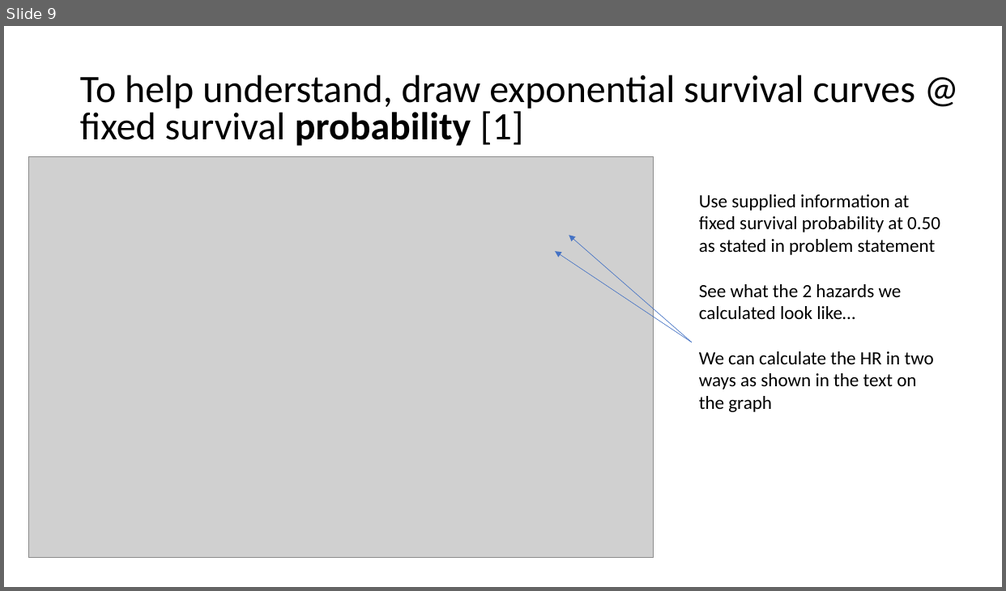
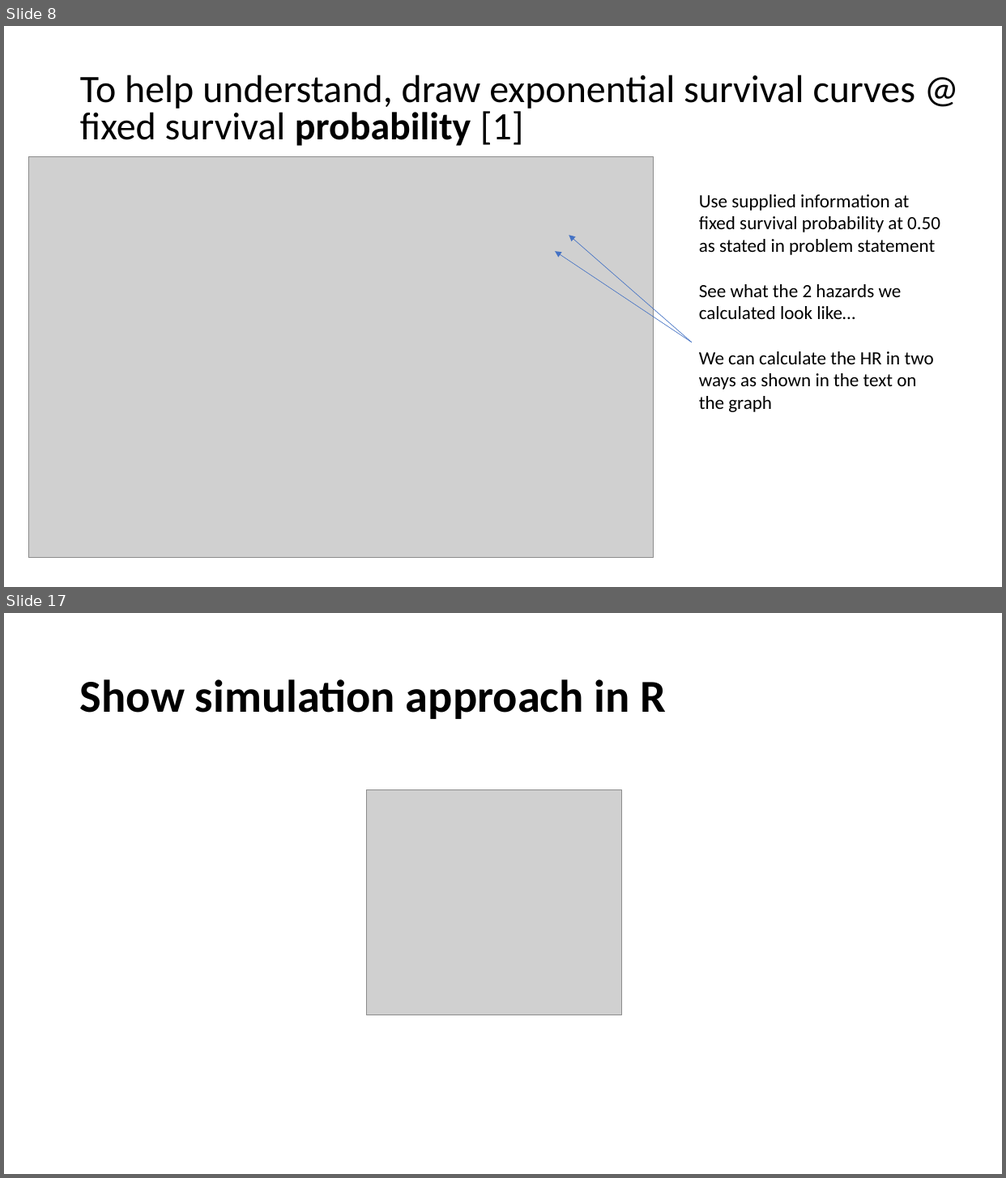
Before and after one commit to eamonn2014/SURVIVAL-POWER, a slide deck: Survival Sample Size Presentation July 2021.odp. Shown one above the other, each under a label of ours: slide 9 before the commit, slides 8 and 17 after it; the slides between them are not shown. The pictures are 1006x591 and 1006x1178 pixels, drawn with LibreOffice and Linux fonts; fonts in the diff are those of the drawing; grey boxes stand for pictures. Boxes give left, top, right and bottom in pixels: in the first picture for what was removed or moved away, otherwise in the second. Text is boxed around its words. In the diff, an @@ line names an element or a change of style, - is before the commit and + after.

```diff
--- a/Survival Sample Size Presentation July 2021.odp
+++ b/Survival Sample Size Presentation July 2021.odp
@@ slide 17 added at bbox=[4, 613, 1002, 1174], background #FFFFFF @@
@@ title added at bbox=[80, 679, 666, 719], 44 pt, text #000000, bold @@
+Show simulation approach in R
@@ picture added at bbox=[367, 790, 621, 1016] @@
@@ what was slide 9 is now slide 8 @@
```
Also in this commit, not shown: 13 slides changed, 2 other slides added, 1 slide removed, 1 other file.
